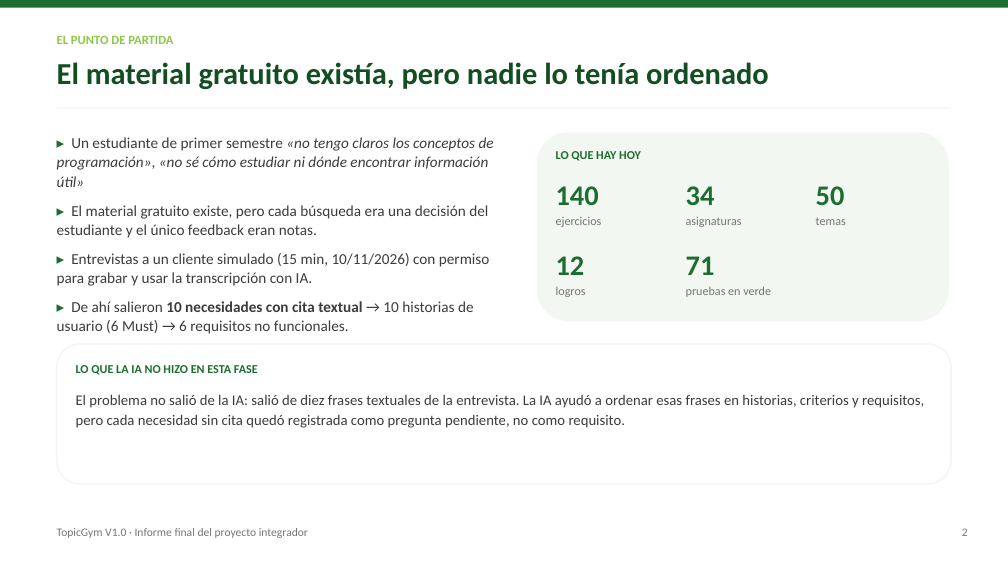
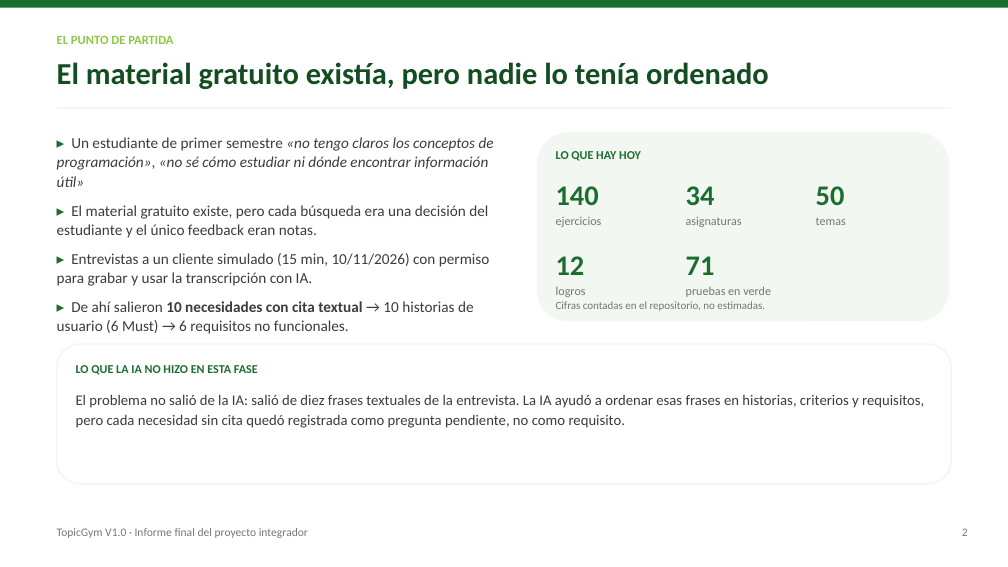
Before and after one commit to MaNDress78/14-11-2026, a slide deck: slide 2 of documentos/semana8/TopicGym_sustentacion_informe_final.pptx. Drawn at 1008x567 pixels with LibreOffice and Linux fonts; fonts in the diff are those of the drawing. Boxes give left, top, right and bottom in pixels: in the first picture for what was removed or moved away, otherwise in the second. Text is boxed around its words. In the diff, an @@ line names an element or a change of style, - is before the commit and + after.

```diff
--- a/documentos/semana8/TopicGym_sustentacion_informe_final.pptx
+++ b/documentos/semana8/TopicGym_sustentacion_informe_final.pptx
@@ text added at (556,301,765,311), 10.5 pt, text #767676 @@
+Cifras contadas en el repositorio, no estimadas.
```
Also in this commit, not shown: 2 other slides changed, 2 slides added, 2 slides removed, 1 other file.
